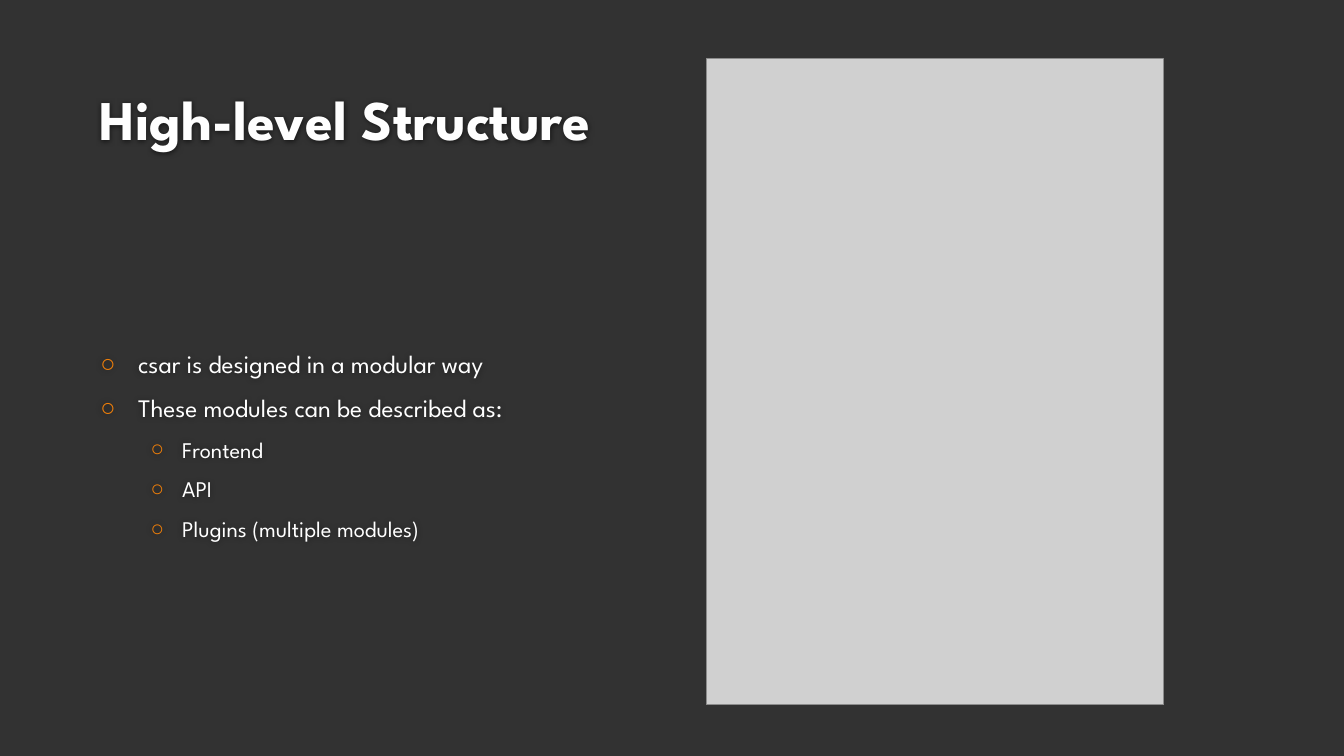
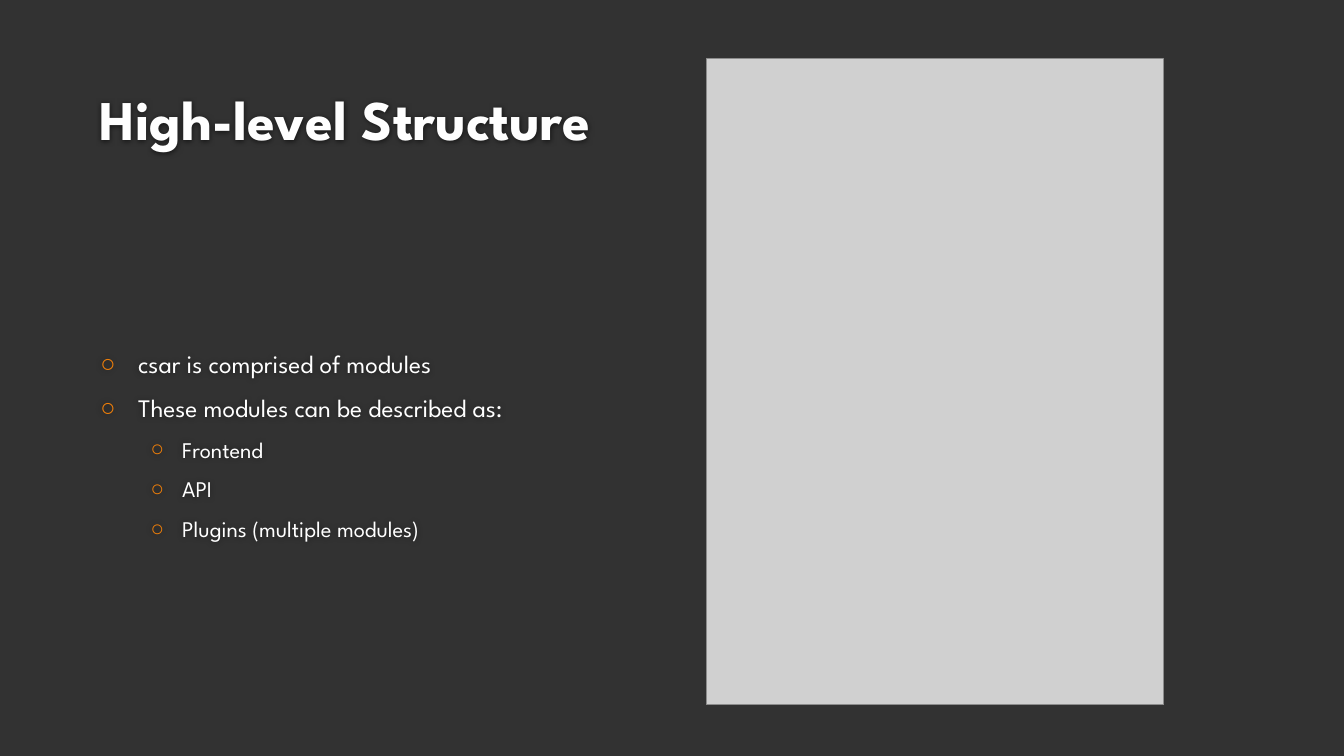
Before and after one commit to dozmus/csar, a slide deck: slide 7 of design-docs/Viva.pptx. Drawn at 1344x756 pixels with LibreOffice and Linux fonts; fonts in the diff are those of the drawing; grey boxes stand for pictures; background and template pictures are left out. Boxes give left, top, right and bottom in pixels: in the first picture for what was removed or moved away, otherwise in the second. Text is boxed around its words. In the diff, an @@ line names an element or a change of style, - is before the commit and + after.

```diff
--- a/design-docs/Viva.pptx
+++ b/design-docs/Viva.pptx
@@ text at bbox=[138, 355, 431, 379]: text changed @@
-○ csar is designed in a modular way
+○ csar is comprised of modules
```
Also in this commit, not shown: 9 other slides changed.
